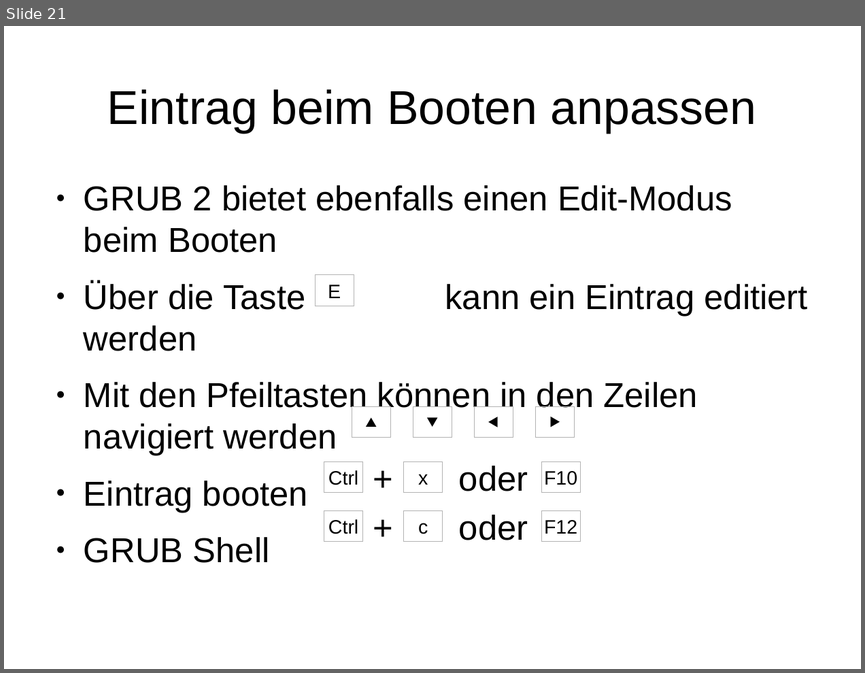
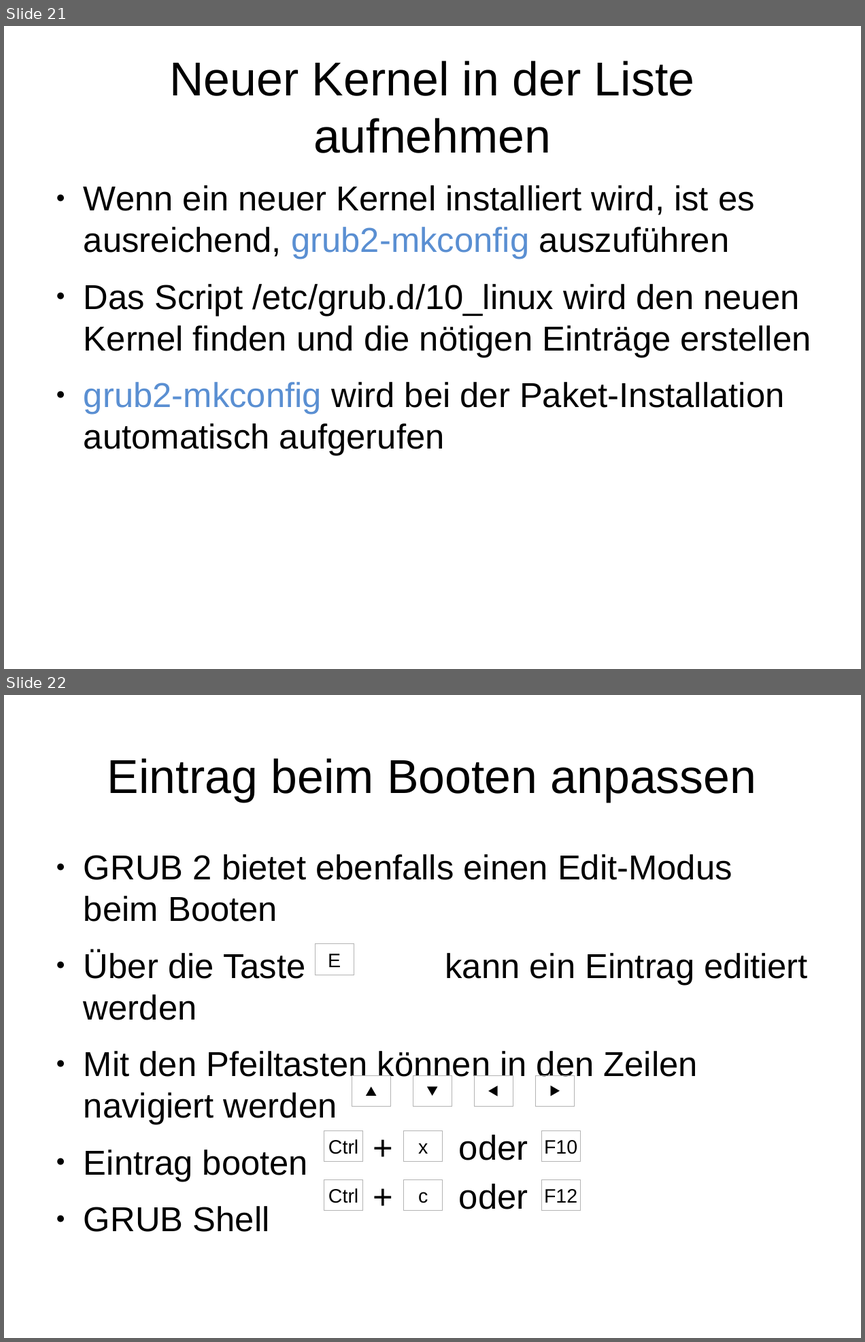
Before and after one commit to adfinis/adsy-trainings, a slide deck: SSA_SUSE-System-Administration/1004_grub2/modul_grub2_1004_01_slides.odp. Shown one above the other, each under a label of ours: slide 21 before the commit, slides 21 and 22 after it. The pictures are 865x673 and 865x1342 pixels, drawn with LibreOffice and Linux fonts; fonts in the diff are those of the drawing. Boxes give left, top, right and bottom in pixels: in the first picture for what was removed or moved away, otherwise in the second. Text is boxed around its words. In the diff, an @@ line names an element or a change of style, - is before the commit and + after.

Commit message:
update module grub2

```diff
--- a/SSA_SUSE-System-Administration/1004_grub2/modul_grub2_1004_01_slides.odp
+++ b/SSA_SUSE-System-Administration/1004_grub2/modul_grub2_1004_01_slides.odp
@@ slide 21 added at (4,26,861,669), background #FFFFFF @@
@@ title added at (169,61,694,153), 44 pt, text #000000 @@
+Neuer Kernel in der Liste aufnehmen
@@ text added at (84,185,811,456), 32 pt, text #000000 @@
+● Wenn ein neuer Kernel installiert wird, ist es ausreichend, grub2-mkconfig auszuführen
+● Das Script /etc/grub.d/10_linux wird den neuen Kernel finden und die nötigen Einträge erstellen
+● grub2-mkconfig wird bei der Paket-Installation automatisch aufgerufen
@@ what was slide 21 is now slide 22 @@
```
Also in this commit, not shown: 7 other files.
